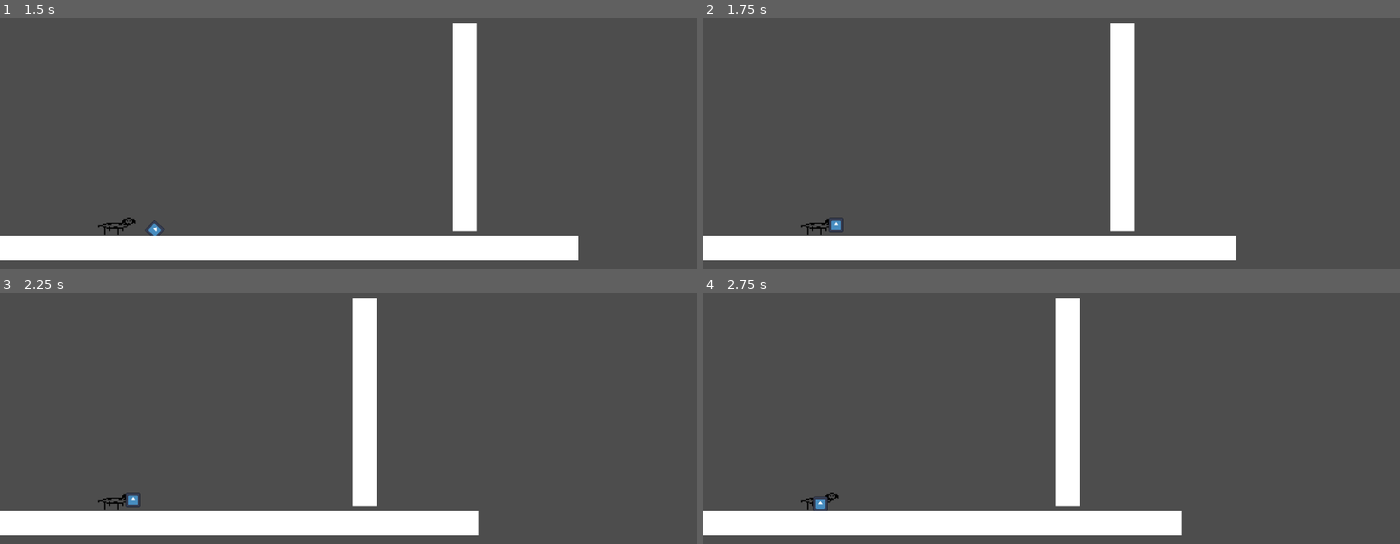
Above: before the commit, frames 1-4 (two rows, left to right).
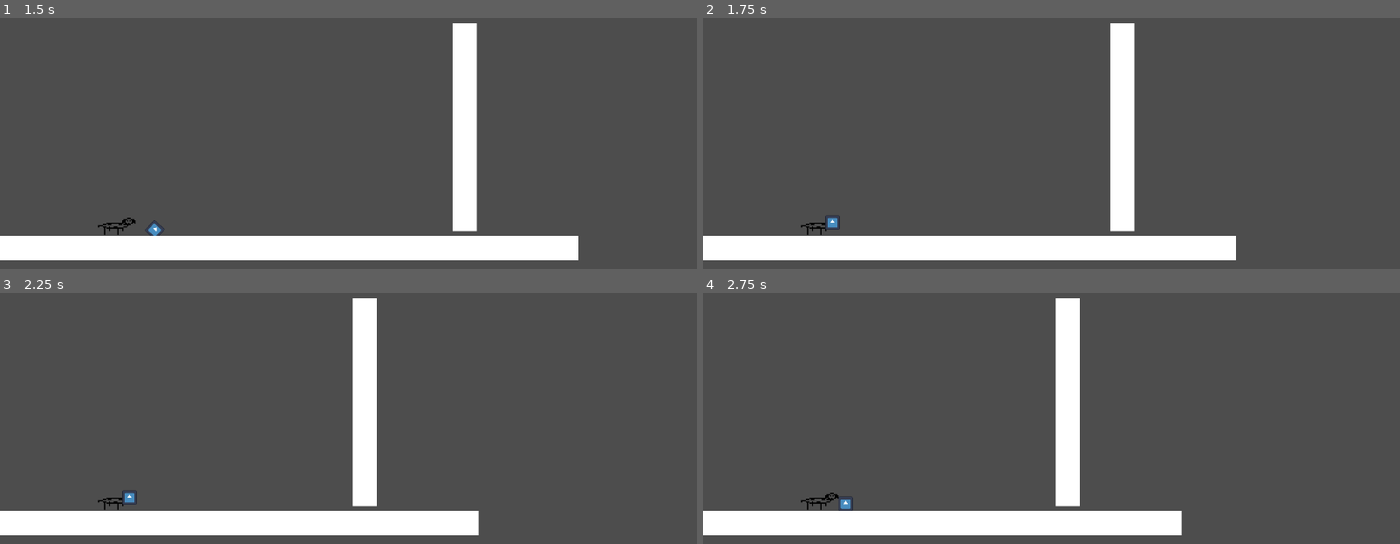
Above: after the commit, the same moments.

Repository: antonin-tarrade/SausageSerenity
Game: Godot game, scene res://Scenes/main_test_chien.tscn
Two runs of this game, one before a commit and one after it. Both use one fixed random seed, a clock stepped at 60 frames per second and the inputs below. The engine's default icon, where the game draws it, is replaced by a stand-in: a white triangle on a blue panel in a dark square.
Inputs:
- Up to frame 1 (1.5 s): tap Enter at 0.5 s; hold E (interact) 0.53-1.28 s; hold Right (ui_right) from 0.53 s (still down); tap Up (ui_up) at 0.77 s; tap W (charger) at 1.35 s
- Up to frame 2 (1.75 s): keep holding Right (ui_right); tap Up (ui_up) at 1.52 s; tap E (interact) at 1.55 s
- Up to frame 3 (2.25 s): release Right (ui_right) at 2.03 s; hold Left (ui_left) from 2.03 s (still down); hold Q (extend) from 2.03 s (still down)
- Up to frame 4 (2.75 s): keep holding Left (ui_left); keep holding Q (extend); tap E (interact) at 2.3 s

Frame 1 is identical in both runs. In frame 2, 0.1% of the frame differs, in the area x 17-21%, y 78-86%; in frame 3, 0.1%; in frame 4, 0.2%, in the area x 15-22%, y 80-87%.

Commit message:
Rotation

Diff:
--- a/Scenes/chien_saucisse.gd
+++ b/Scenes/chien_saucisse.gd
@@ -11,7 +11,7 @@
 @onready var a_tree: AnimationTree = $AnimationTree
 @onready var c_shape: CollisionShape2D = $CollisionShape2D
 @onready var zonePickUp : Area2D = $ZoneDePick
-@onready var objetBouche : Sprite2D = $ObjetBouche
+@onready var objetBouche : Sprite2D = $PivotObjet/ObjetBouche
 
 const normal_size: Vector2 = Vector2(32, 24)
 const normal_position: Vector2 = Vector2(0, -8)
@@ -24,6 +24,7 @@
 # Get the gravity from the project settings to be synced with RigidBody nodes.
 var gravity = ProjectSettings.get_setting("physics/2d/default_gravity")
 var turning_left: bool = false
+var old_turning_left: bool = false
 var extended: bool = false
 enum extending_direction {LEFT, RIGHT, UP, DOWN}
 var ed: int = -1
@@ -68,8 +69,10 @@
 		else:
 			velocity.x = move_toward(velocity.x, 0, SPEED)
 
-	sprite.flip_h = turning_left
-
+	# Update the character's rotation to match the direction of movement.
+	if turning_left != old_turning_left:
+		rotate_dog()
+	old_turning_left = turning_left
 	move_and_slide()
 
 
@@ -175,8 +178,17 @@
 	if iteminfo != null :
 		var item = objetGenerique.instantiate()
 		item.iteminfo = iteminfo
-		item.global_position = global_position
+		item.global_position = objetBouche.global_position
 		get_parent().add_child(item)
 		iteminfo = null
 		objetBouche.texture = null
 		print("drop")
+
+func rotate_dog():
+	# Rotate colliders
+	zoneFrappe.scale.x *= -1
+	zoneBarking.scale.x *= -1
+	zonePickUp.scale.x *= -1
+	objetBouche.get_parent().scale.x *= -1
+	# Rotate sprite
+	sprite.flip_h = turning_left
--- a/Scenes/chien_saucisse.tscn
+++ b/Scenes/chien_saucisse.tscn
@@ -137,7 +137,6 @@
 one_shot = true
 
 [node name="ZoneDeFrappe" type="Area2D" parent="."]
-visible = false
 collision_layer = 0
 collision_mask = 2
 
@@ -149,7 +148,6 @@
 position = Vector2(11, -7)
 
 [node name="Barking" type="Area2D" parent="."]
-visible = false
 collision_layer = 0
 collision_mask = 6
 
@@ -164,8 +162,10 @@
 position = Vector2(12, -7)
 shape = SubResource("CircleShape2D_twdvm")
 
-[node name="ObjetBouche" type="Sprite2D" parent="."]
-position = Vector2(14, -5)
+[node name="PivotObjet" type="Node2D" parent="."]
+
+[node name="ObjetBouche" type="Sprite2D" parent="PivotObjet"]
+position = Vector2(11, -7)
 scale = Vector2(0.09375, 0.09375)
 
 [connection signal="timeout" from="Chargement" to="." method="frapperFin"]
